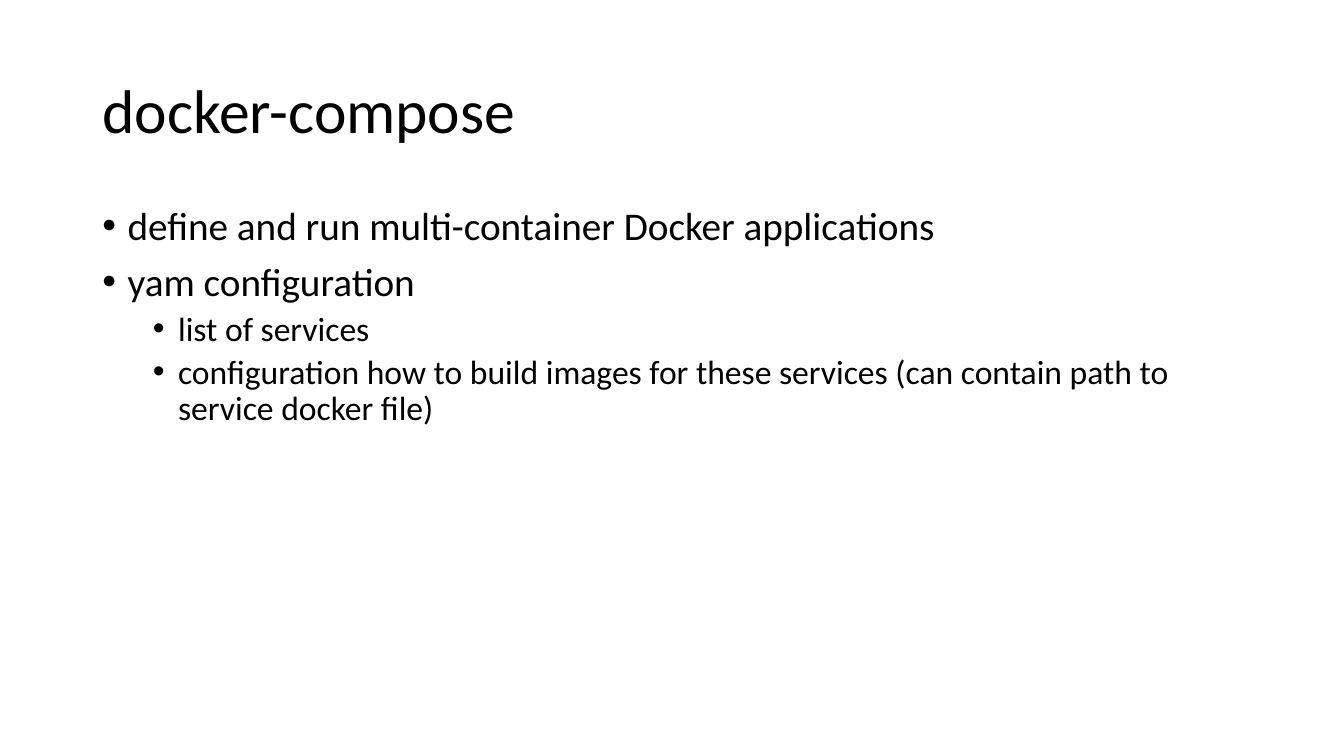
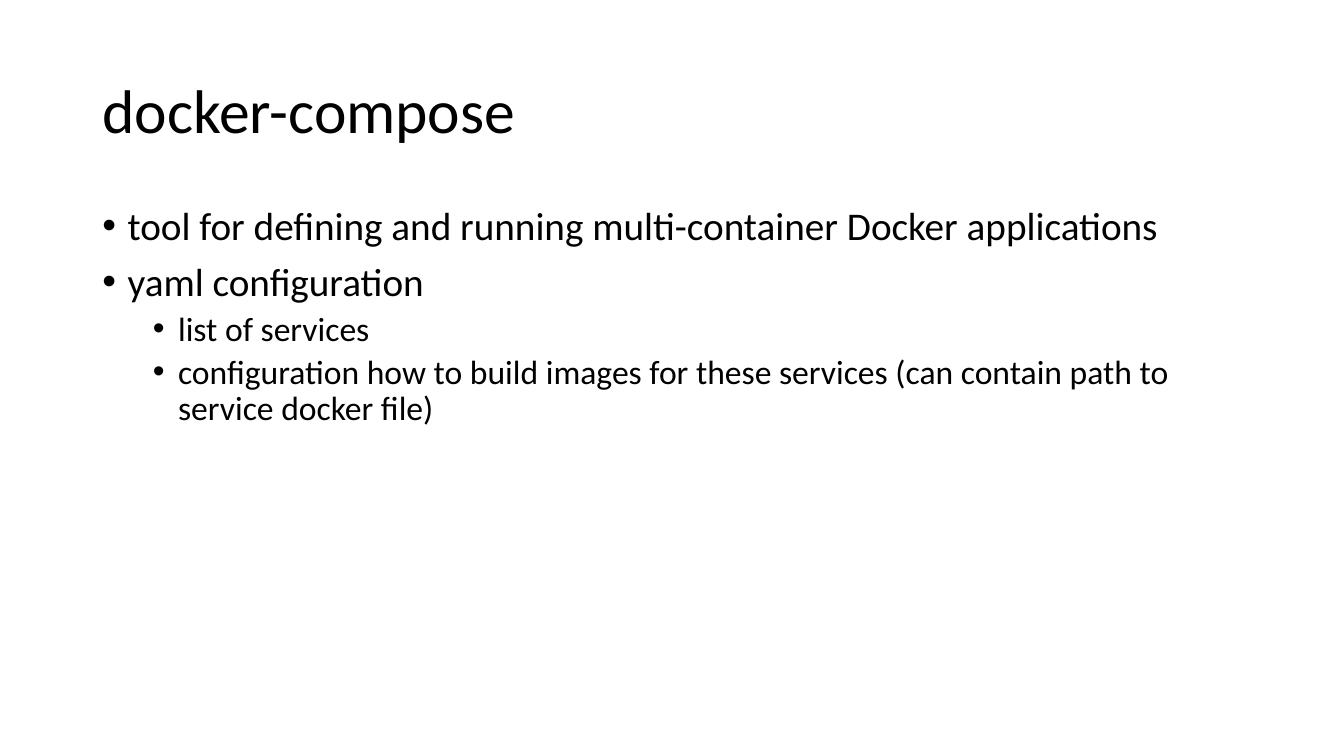
Before and after one commit to ERNICommunity/ESK-EPD-2018-Docker, a slide deck: slide 11 of src/_data/docker.pptx. Drawn at 1344x756 pixels with LibreOffice and Linux fonts; fonts in the diff are those of the drawing. Boxes give left, top, right and bottom in pixels: in the first picture for what was removed or moved away, otherwise in the second. Text is boxed around its words. In the diff, an @@ line names an element or a change of style, - is before the commit and + after.

Commit message:
update docker intro presentation

```diff
--- a/src/_data/docker.pptx
+++ b/src/_data/docker.pptx
@@ text at <box>128,212,1158,303</box>: text changed @@
-• define and run multi-container Docker applications
-• yam configuration
+• tool for defining and running multi-container Docker applications
+• yaml configuration
```
Also in this commit, not shown: 5 other slides changed, 1 slide added.
